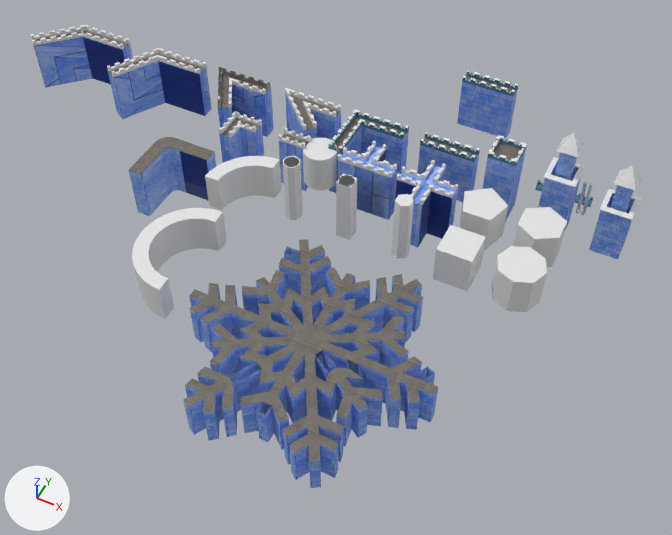
Two versions of the FBX model models/iceCastleMonument/iceCastleMonument.fbx, one commit apart.
The view is the same before and after, from a 50 mm camera at (25.0, -257.0, 223.0) aimed at (-68.0, -72.0, -8.0). Arrows for +X, +Y and +Z are at lower left; the lights stay in place. Where no turn or scale is listed for an object, it has been applied to the vertices. Vertices at the same position are counted once.
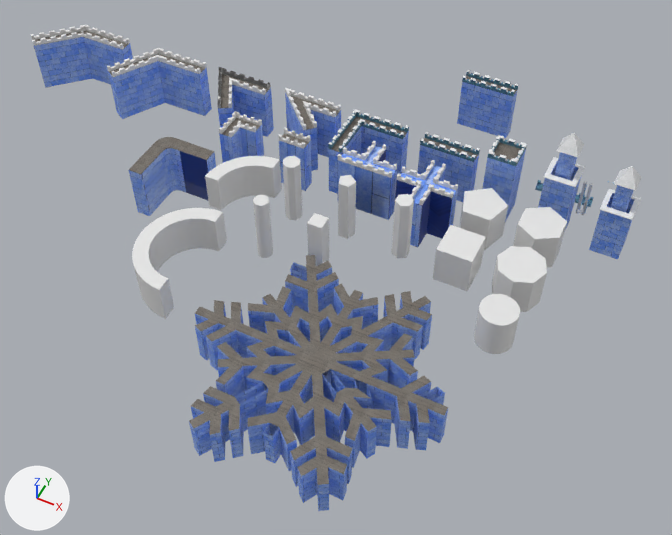
Changed parts and their boxes [x1, y1, x2, y2] in the pictures (672 x 535 px):
'SnowflakePart', moved
    before: [183, 239, 438, 488]
    after: [189, 255, 448, 511]
'Cylinder.002', moved
    before: [303, 138, 337, 190]
    after: [474, 294, 520, 354]
'Cube.007', moved
    before: [336, 174, 357, 240]
    after: [307, 213, 329, 266]
'Cylinder.003', moved
    before: [284, 157, 299, 167]
    after: [253, 195, 273, 258]
part 1 of me_cube_175, surface changed
    both: [108, 61, 211, 119]
part 2 of me_cube_008, surface changed
    both: [34, 31, 133, 87]

Patch to the scene script:
```diff
--- a/models/iceCastleMonument/iceCastleMonument.fbx.py
+++ b/models/iceCastleMonument/iceCastleMonument.fbx.py
@@ me_cube_175 @@
 # used by ob_cube_158; location = (-170.0, -20.0, 3.0)
-me_cube_175.from_pydata(...)  # 16 vertices, 12 faces; spans x -12.2..20.0, y -18.6..2.5, z -13.0..7.0
+me_cube_175.from_pydata(...)  # 12 vertices, 10 faces; spans x -12.2..20.0, y -18.6..2.5, z -13.0..7.0
+# me_cube_175 part 1: 4 kept faces spanning x -12.2..20.0, y -18.6..2.5, z -13.0..7.0 get new texture (UV) coordinates
 me_cube_175.materials.append(mat_material_stonebrickblueice)
@@ me_cube_008 @@
 me_cube_008.from_pydata(...)  # 12 vertices, 10 faces; spans x -15.9..20.0, y -15.9..2.5, z -13.0..7.0
 # used by ob_cube_163; location = (-205.0, -20.0, 3.0)
+# me_cube_008 part 2: texture (UV) coordinates of 10 of 10 faces, centred in x -14.1..20.0, y -14.1..2.5, z -13.0..7.0, changed; they spanned u 0.24..0.76, v 0.5..0.75 and now span u -1.66..2.63, v 0.0..1.0
 me_cube_008.materials.append(mat_material_stonebrickblueice)
@@ ob_cylinder_003 @@
 ob_cylinder_003 = bpy.data.objects.new('Cylinder.003', me_cylinder_004)
-ob_cylinder_003.location = (-90.0, -60.0, 8.0)
+ob_cylinder_003.location = (-90.0, -80.0, 8.0)
@@ ob_cylinder_002 @@
 ob_cylinder_002 = bpy.data.objects.new('Cylinder.002', me_cylinder_001)
-ob_cylinder_002.location = (-90.0, -40.0, 3.0)
+ob_cylinder_002.location = (-10.0, -80.0, 3.0)
@@ ob_cube_007 @@
 ob_cube_007 = bpy.data.objects.new('Cube.007', me_cube_015)
-ob_cube_007.location = (-70.0, -60.0, 8.0)
+ob_cube_007.location = (-70.0, -80.0, 8.0)
@@ ob_snowflakepart @@
 ob_snowflakepart = bpy.data.objects.new('SnowflakePart', me_beziercurve_007)
-ob_snowflakepart.location = (-55.0, -115.0, 3.0)
+ob_snowflakepart.location = (-50.0, -120.0, 3.0)
```
